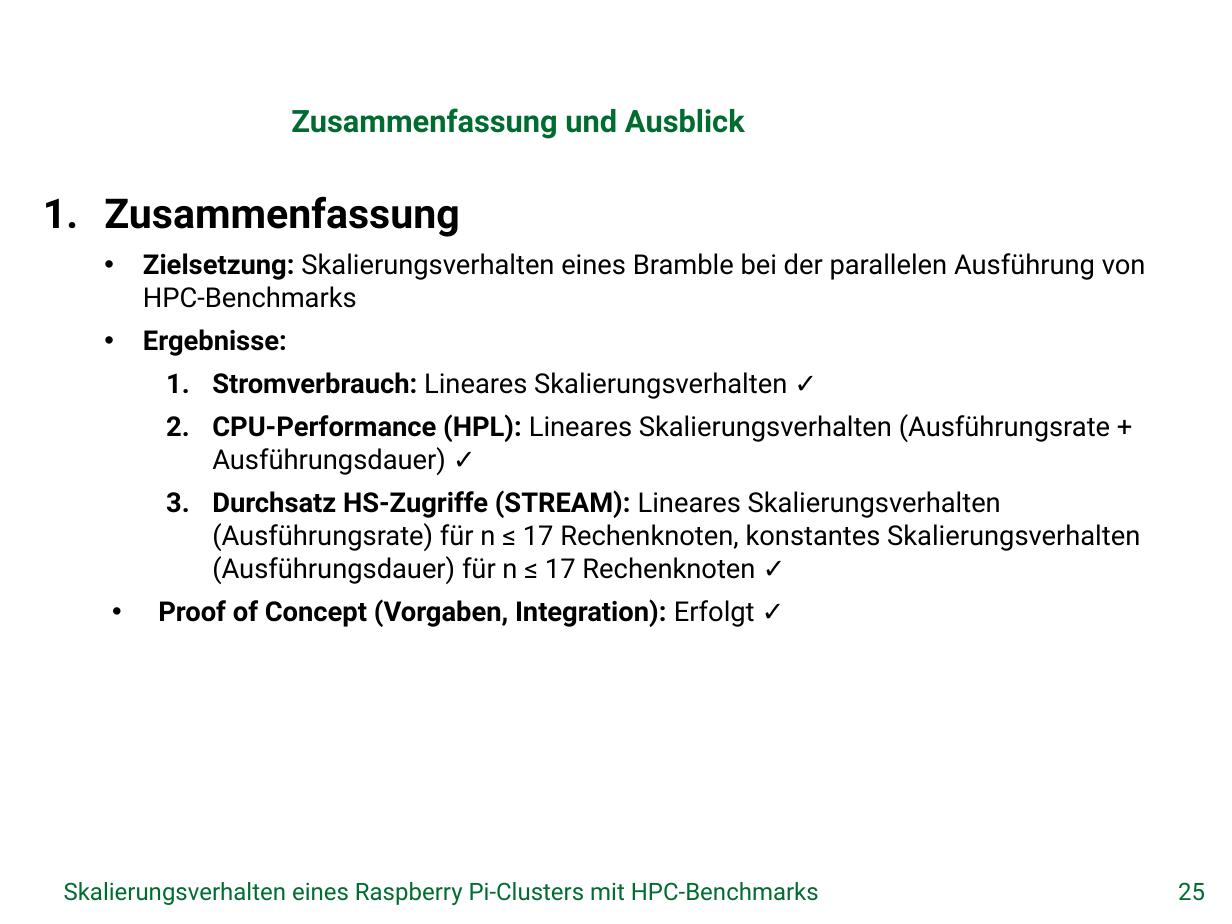
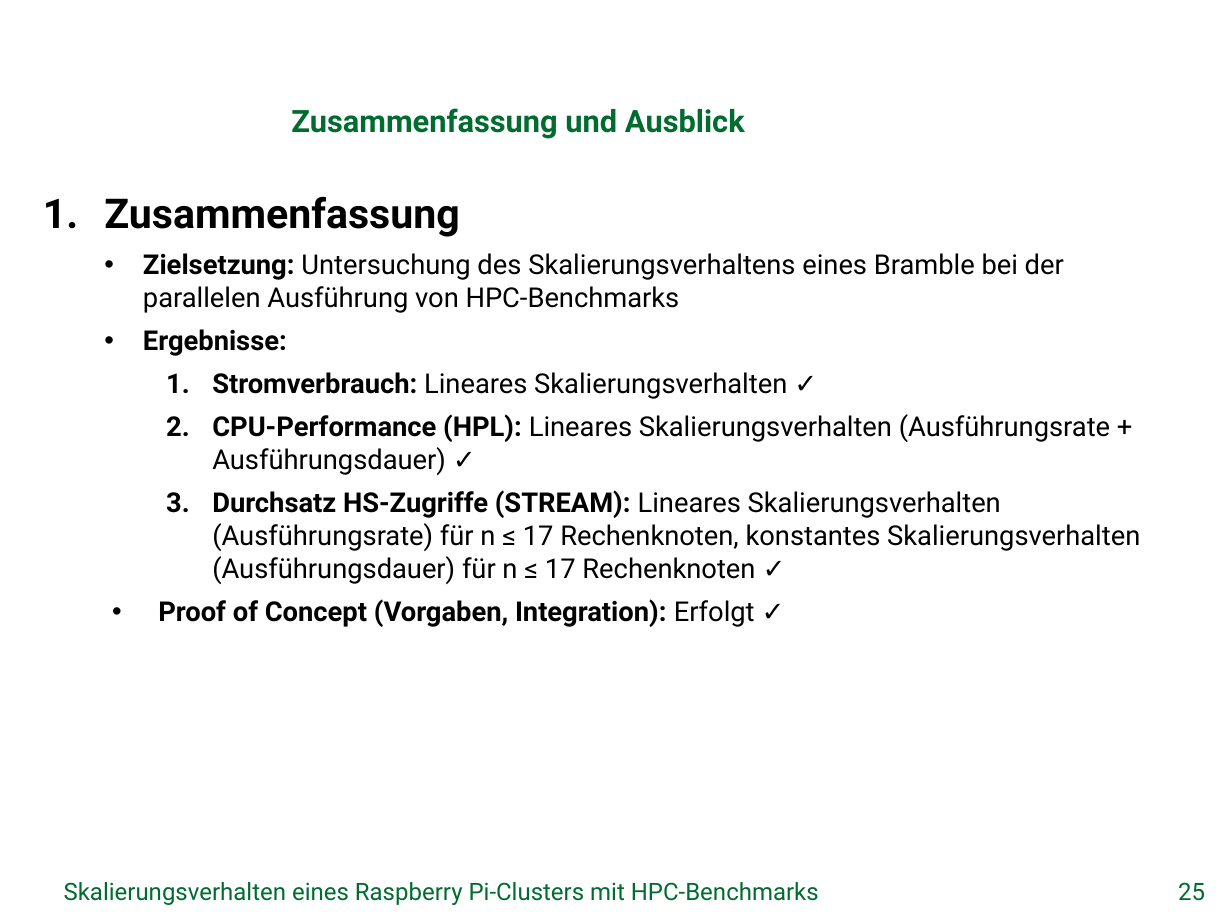
Before and after one commit to missgreenwood/bachelor-arbeit, a slide deck: slide 25 of Disputation/grei14.pptx. Drawn at 1232x924 pixels with LibreOffice and Linux fonts; fonts in the diff are those of the drawing; background and template pictures are left out. Boxes give left, top, right and bottom in pixels: in the first picture for what was removed or moved away, otherwise in the second. Text is boxed around its words. In the diff, an @@ line names an element or a change of style, - is before the commit and + after.

```diff
--- a/Disputation/grei14.pptx
+++ b/Disputation/grei14.pptx
@@ text at bbox=[143, 253, 1064, 313]: text changed @@
-  • Zielsetzung: Skalierungsverhalten eines Bramble bei der parallelen Ausführung von HPC-Benchmarks
+  • Zielsetzung: Untersuchung des Skalierungsverhaltens eines Bramble bei der parallelen Ausführung von HPC-Benchmarks
```
Also in this commit, not shown: 5 other slides changed, 1 other file.
